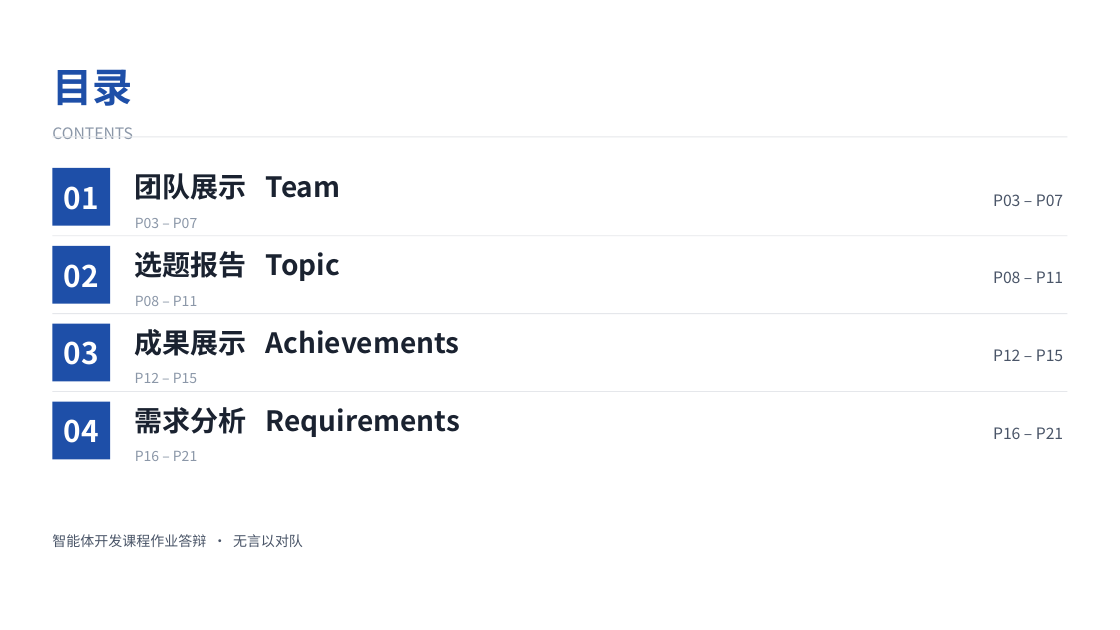
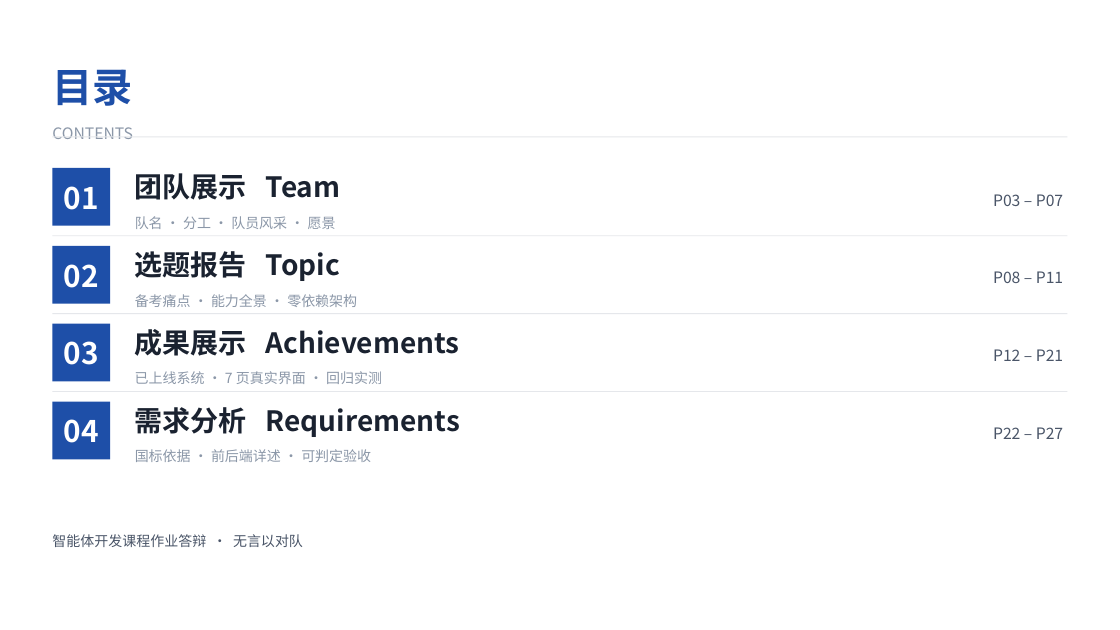
Before and after one commit to kecit33/ai-agent-study, a slide deck: slide 2 of docs/AI校园学习陪伴助手_团队展示与需求分析.pptx. Drawn at 1120x630 pixels with LibreOffice and Linux fonts; fonts in the diff are those of the drawing. Boxes give left, top, right and bottom in pixels: in the first picture for what was removed or moved away, otherwise in the second. Text is boxed around its words. In the diff, an @@ line names an element or a change of style, - is before the commit and + after.

Commit message:
feat(ppt): 成果展示扩展为 7 个单图页，演示文稿 22 页扩为 28 页并修复逐页审查问题
- P14 六图网格页（每图缩至 29% 不可读）扩展为 P14-P20 七个单图页：每页 660px 大图 + 480px 说明栏（功能名 / 对应需求 F 编号与验收 A 编号徽标 / 一段描述 / 三要点 / 进度徽标「真实界面 n/7」）

- 新增 ui_plan.png 复习计划真实截图（F04 复习计划 / F12 到点提醒），截图与说明一一对应、挂钩 SRS 需求编号

- 逐页审查修复：目录页码区间左右重复显示改为右侧页码 + 左侧章节摘要；P05/P06 队员风采移除误用的产品截图改深蓝姓氏徽标（不虚构头像）；P07 制作备注不再泄漏到成品；P09/P10/P25 图注补齐并去编辑腔

- 连锁同步：目录区间 03 P12-P21 / 04 P22-P27、21 个内容页页脚 NN/28、需求分析重编号 P22-P27、DESIGN.md 逐页字段表 28 行与图资产真实使用页

- 校验：28 页、XML 全可解析、15 处图片引用全部命中 11 张媒体、0 元素越界、0 空字节、页脚编号与页序一致、7 单图页每页恰 1 图、原有关键内容无损

```diff
--- a/docs/AI校园学习陪伴助手_团队展示与需求分析.pptx
+++ b/docs/AI校园学习陪伴助手_团队展示与需求分析.pptx
@@ text at box(135, 216, 336, 229): text changed @@
-P03 – P07
+队名 · 分工 · 队员风采 · 愿景
@@ text at box(135, 294, 357, 307): text changed @@
-P08 – P11
+备考痛点 · 能力全景 · 零依赖架构
@@ text at box(993, 349, 1063, 361): text changed @@
-P12 – P15
+P12 – P21
@@ text at box(135, 371, 382, 384): text changed @@
-P12 – P15
+已上线系统 · 7 页真实界面 · 回归实测
@@ text at box(135, 449, 371, 462): text changed @@
-P16 – P21
+国标依据 · 前后端详述 · 可判定验收
@@ text at box(993, 427, 1063, 439): text changed @@
-P16 – P21
+P22 – P27
```
Also in this commit, not shown: 14 other slides changed, 7 slides added, 1 slide removed, 27 other files.
